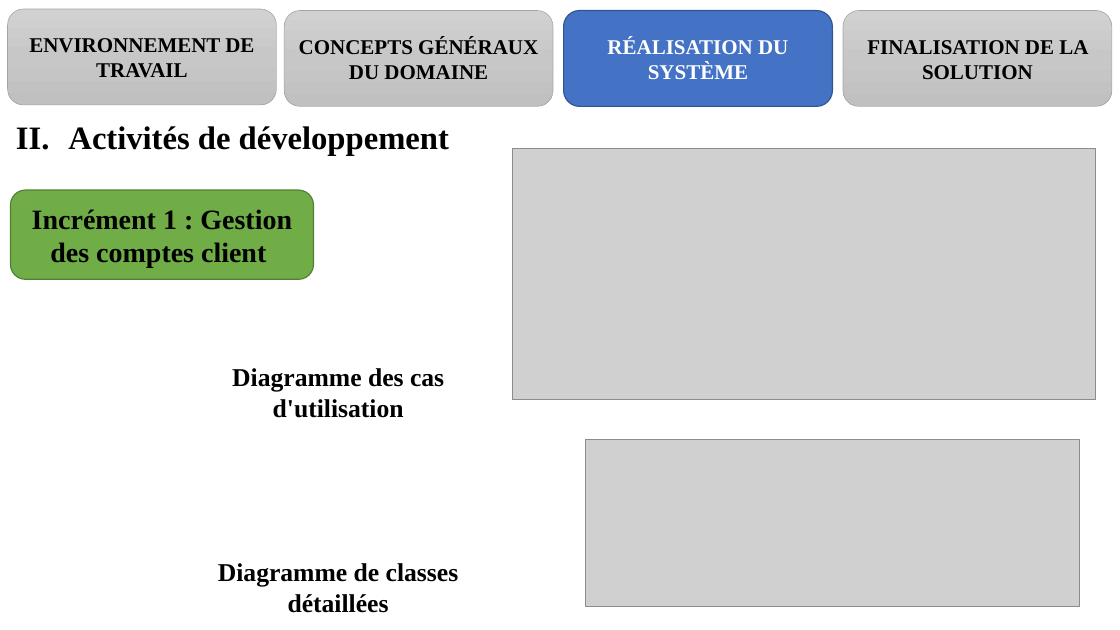
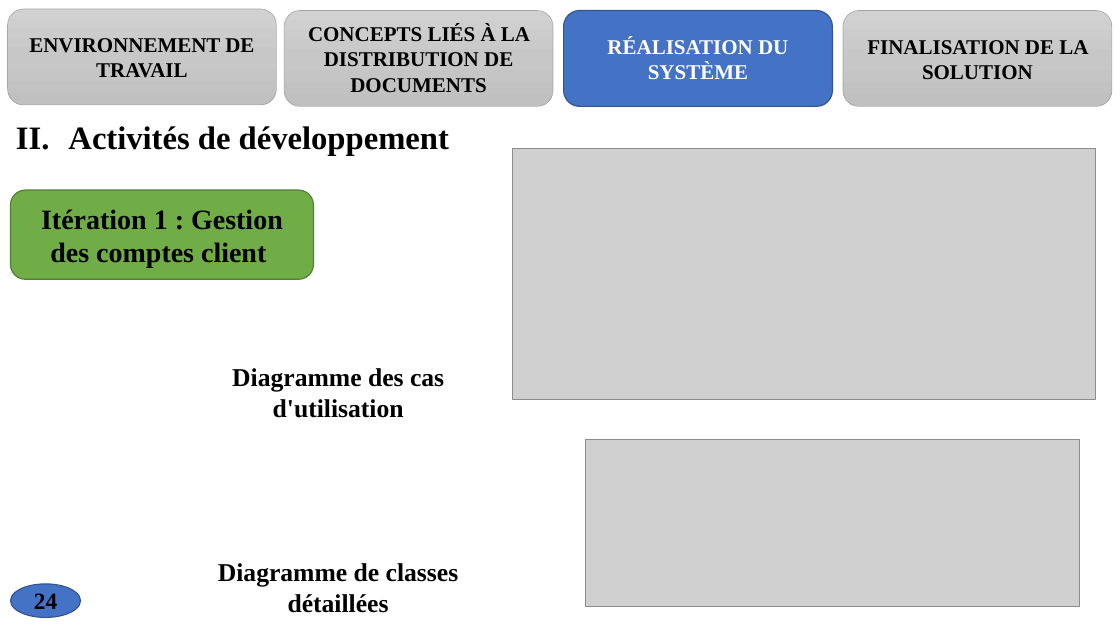
Before and after one commit to melaken/distdocs, a slide deck: slide 24 of Documents/theme/diapo.pptx (slide 22 before the commit). Drawn at 1120x630 pixels with LibreOffice and Linux fonts; fonts in the diff are those of the drawing; grey boxes stand for pictures. Boxes give left, top, right and bottom in pixels: in the first picture for what was removed or moved away, otherwise in the second. Text is boxed around its words. In the diff, an @@ line names an element or a change of style, - is before the commit and + after.

```diff
--- a/Documents/theme/diapo.pptx
+++ b/Documents/theme/diapo.pptx
@@ text in rounded rectangle at [308,25,530,92]: text changed @@
-CONCEPTS GÉNÉRAUX DU DOMAINE
+CONCEPTS LIÉS À LA DISTRIBUTION DE DOCUMENTS
@@ text in rounded rectangle at [41,209,283,268]: text changed @@
-Incrément 1 : Gestion des comptes client
+Itération 1 : Gestion des comptes client
@@ page number added at [10,584,80,618], fill #4472C4, outline #325491 1 pt, 20 pt, text #000000, bold @@
+24
```
Also in this commit, not shown: 28 other slides changed, 2 slides added, 26 other files.
